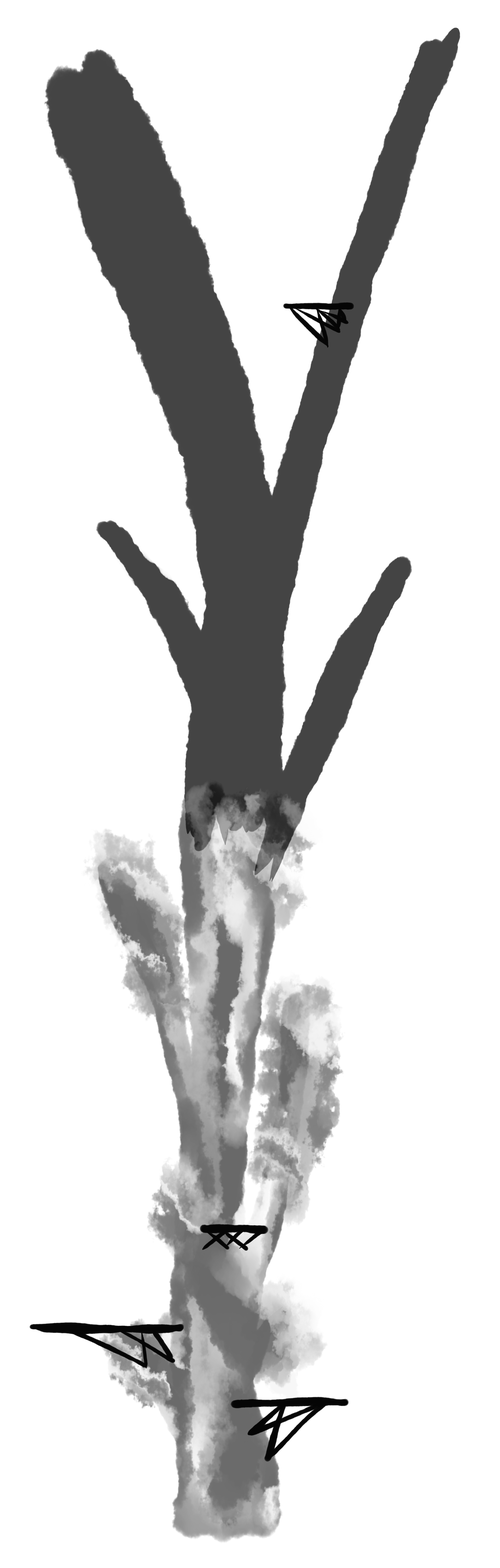
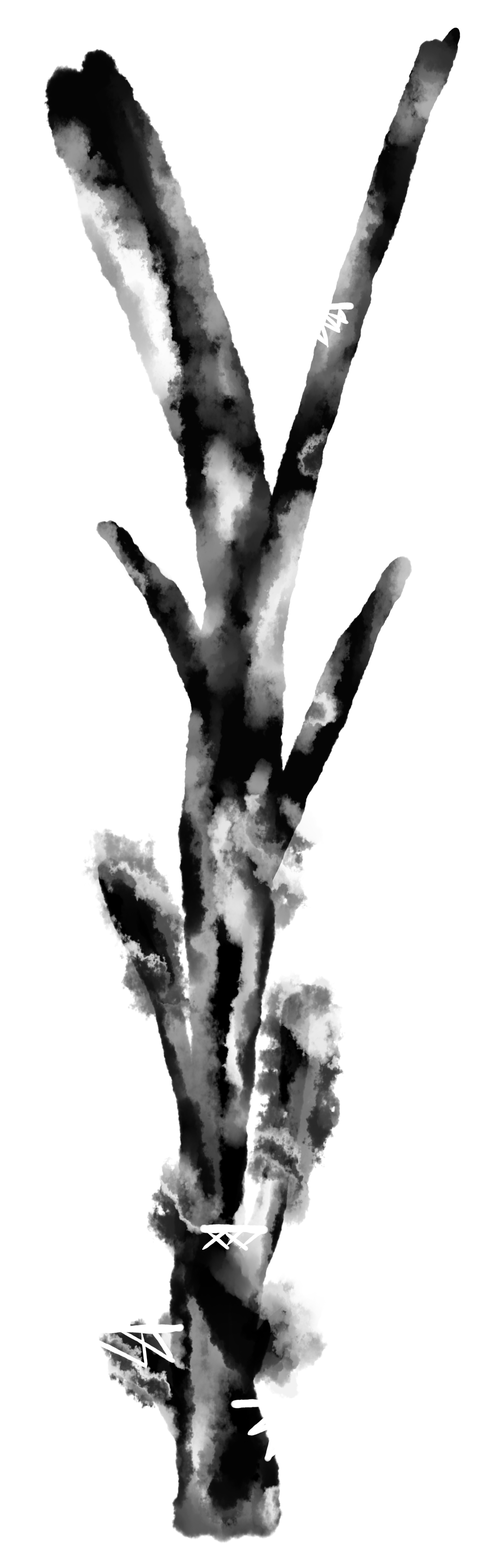
The second 500x1568 image is a revision of the first. Changes to its layers:
removed layer "platf" over bbox(29, 302, 355, 1409)
removed layer "c2" over bbox(264, 1400, 328, 1462)
removed layer "constr" over bbox(67, 305, 349, 1436)
renamed "platforms" to "platf", blend exclusion → normal, moved it out of group "rough", painted on it over bbox(29, 247, 398, 1462)
removed layer "レイヤー7" (was 59%) over bbox(80, 778, 346, 1544)
removed layer "レイヤー8" (was 75%) over bbox(43, 27, 461, 882)
renamed "レイヤー6" to "レイヤー7", showed it, painted on it over bbox(29, 27, 461, 1544)
renamed "Layer 0" to "レイヤー8", showed it, painted on it over bbox(29, 27, 461, 1544)
